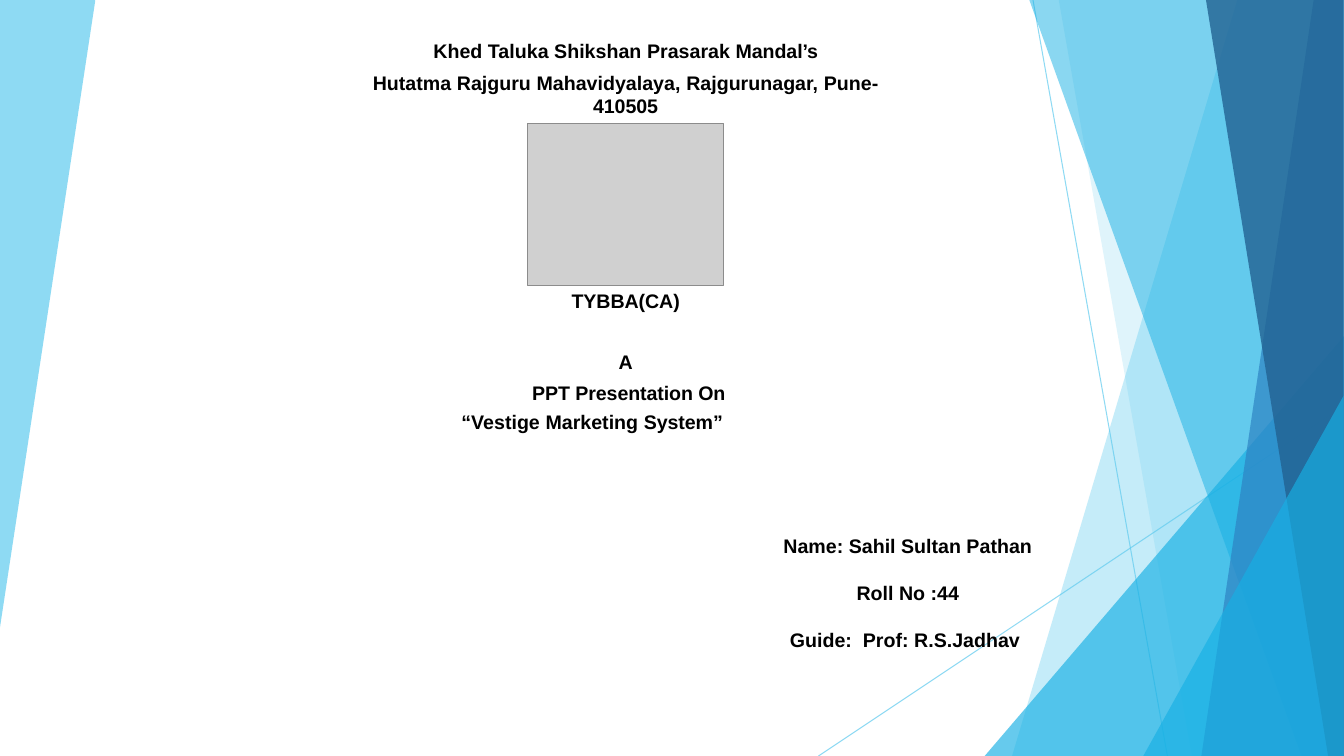
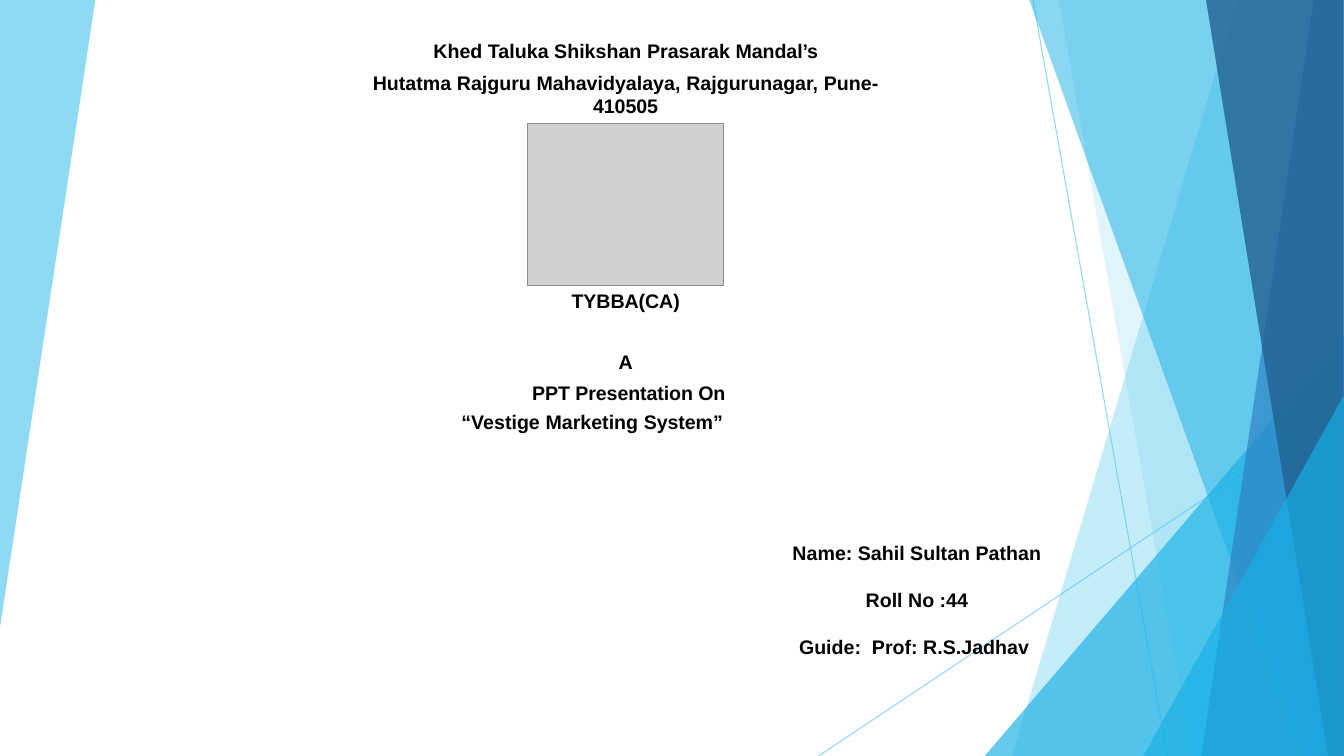
Before and after one commit to yashbhidawe/hrm-ppt, a slide deck: slide 1 of Sahilpathan_ppt.pptx. Drawn at 1344x756 pixels with LibreOffice and Linux fonts; fonts in the diff are those of the drawing; grey boxes stand for pictures. Boxes give left, top, right and bottom in pixels: in the first picture for what was removed or moved away, otherwise in the second. Text is boxed around its words. In the diff, an @@ line names an element or a change of style, - is before the commit and + after.

```diff
--- a/Sahilpathan_ppt.pptx
+++ b/Sahilpathan_ppt.pptx
@@ text "Name: Sahil Sultan Pathan" moved from (x1=783, y1=538, x2=1031, y2=652) to (x1=792, y1=545, x2=1041, y2=659) @@
```
Also in this commit, not shown: 5 other slides changed, 30 other files.
